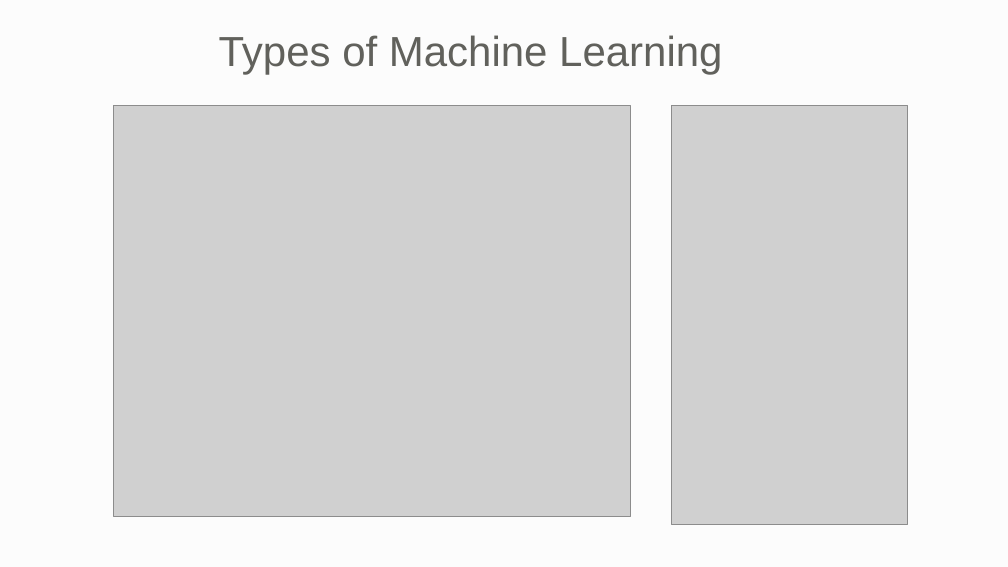
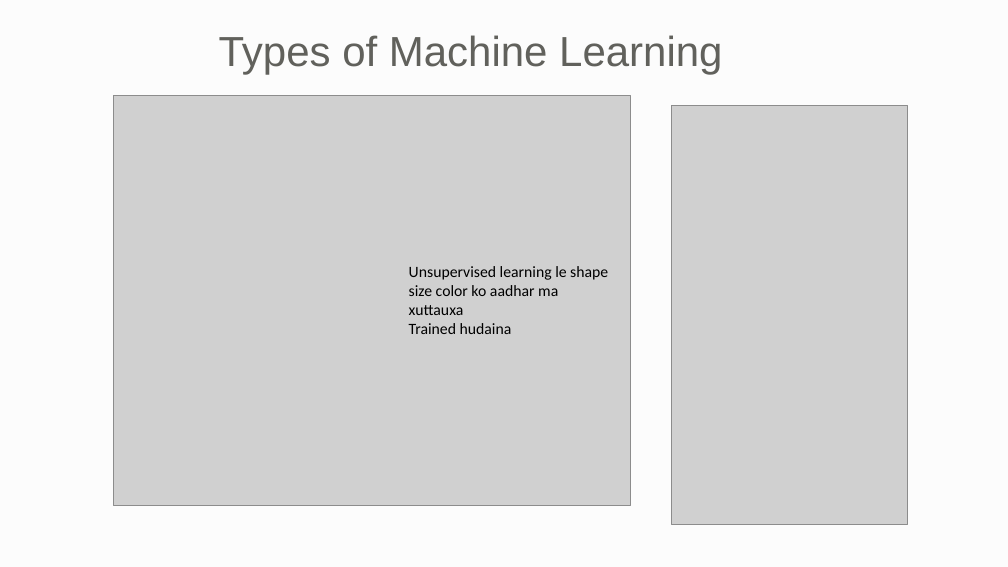
Before and after one commit to diptikc69/AI_and_its_application, a slide deck: slide 3 of Week 3/Slides/day1.pptx. Drawn at 1008x567 pixels with LibreOffice and Linux fonts; fonts in the diff are those of the drawing; grey boxes stand for pictures; background and template pictures are left out. Boxes give left, top, right and bottom in pixels: in the first picture for what was removed or moved away, otherwise in the second. Text is boxed around its words. In the diff, an @@ line names an element or a change of style, - is before the commit and + after.

Commit message:
dataset

```diff
--- a/Week 3/Slides/day1.pptx
+++ b/Week 3/Slides/day1.pptx
@@ picture moved from (x1=113, y1=105, x2=630, y2=516) to (x1=113, y1=95, x2=630, y2=506) @@
@@ text added at (x1=409, y1=266, x2=608, y2=334), 18 pt, text #000000 @@
+Unsupervised learning le shape size color ko aadhar ma xuttauxa
+Trained hudaina
```
